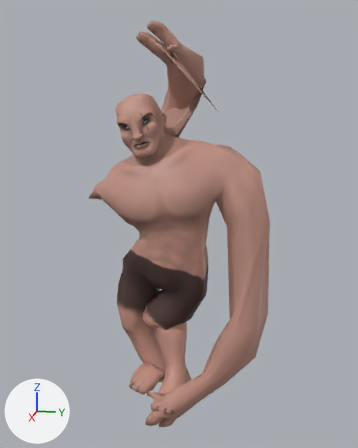
Two versions of the FBX model KazgarsRevenge/KazgarsRevenge/KazgarsRevengeContent/Models/Player/k_fire_arrow.fbx, one commit apart.
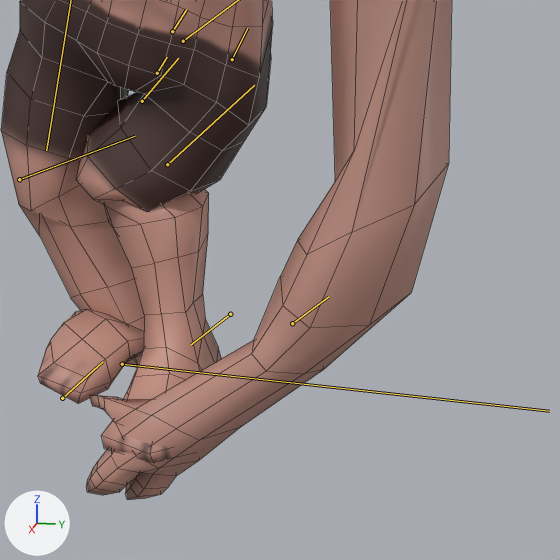
Each version appears first whole from a 50 mm camera at (0.0568, 0.0142, 0.0356) aimed at (-0.0003, 0.0028, 0.0214), and next in a close-up on the part from 32% to 85% of the width and 58% to 100% of the height. The lights are fixed; the arrows at lower left show +X, +Y and +Z. Both versions are drawn at frame 1 of the action 'k_fire_arrow'; the numbers are the values there. The bones that bend it are drawn over the model as lines in the close-ups. The close-ups show mesh edges as thin lines.

Objects in the first close-up: 'kazgar_skin'.
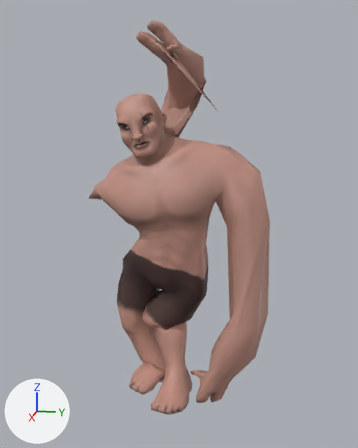
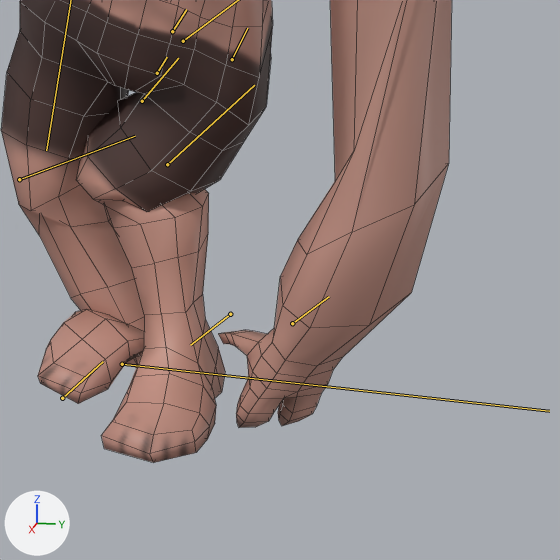
Pixel boxes [x1, y1, x2, y2] of what changed, in the close-ups (560 x 560 px):
'kazgar_skin', posed
    before: [1, 0, 452, 500]
    after: [1, 0, 452, 462]

The edits, one by one:
Bone 'Bone_001_L_004' (bone_bone_001_l_004) turns from (5, 6, 14) to (0, 0, 0) degrees about its own x, y and z.
